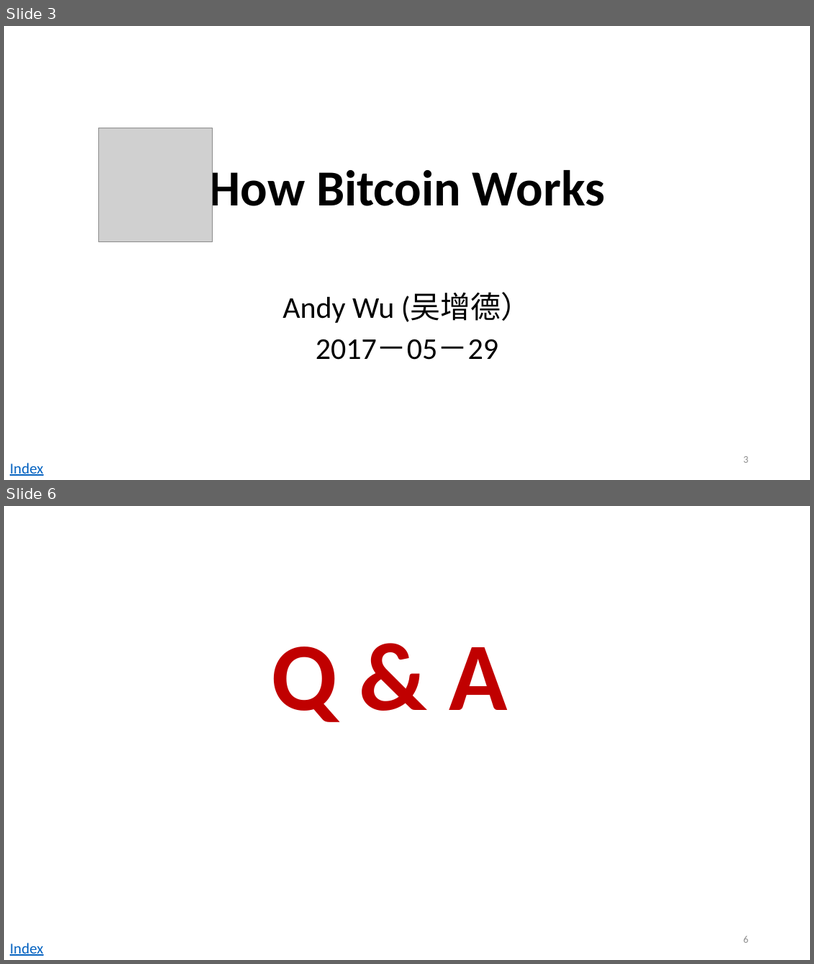
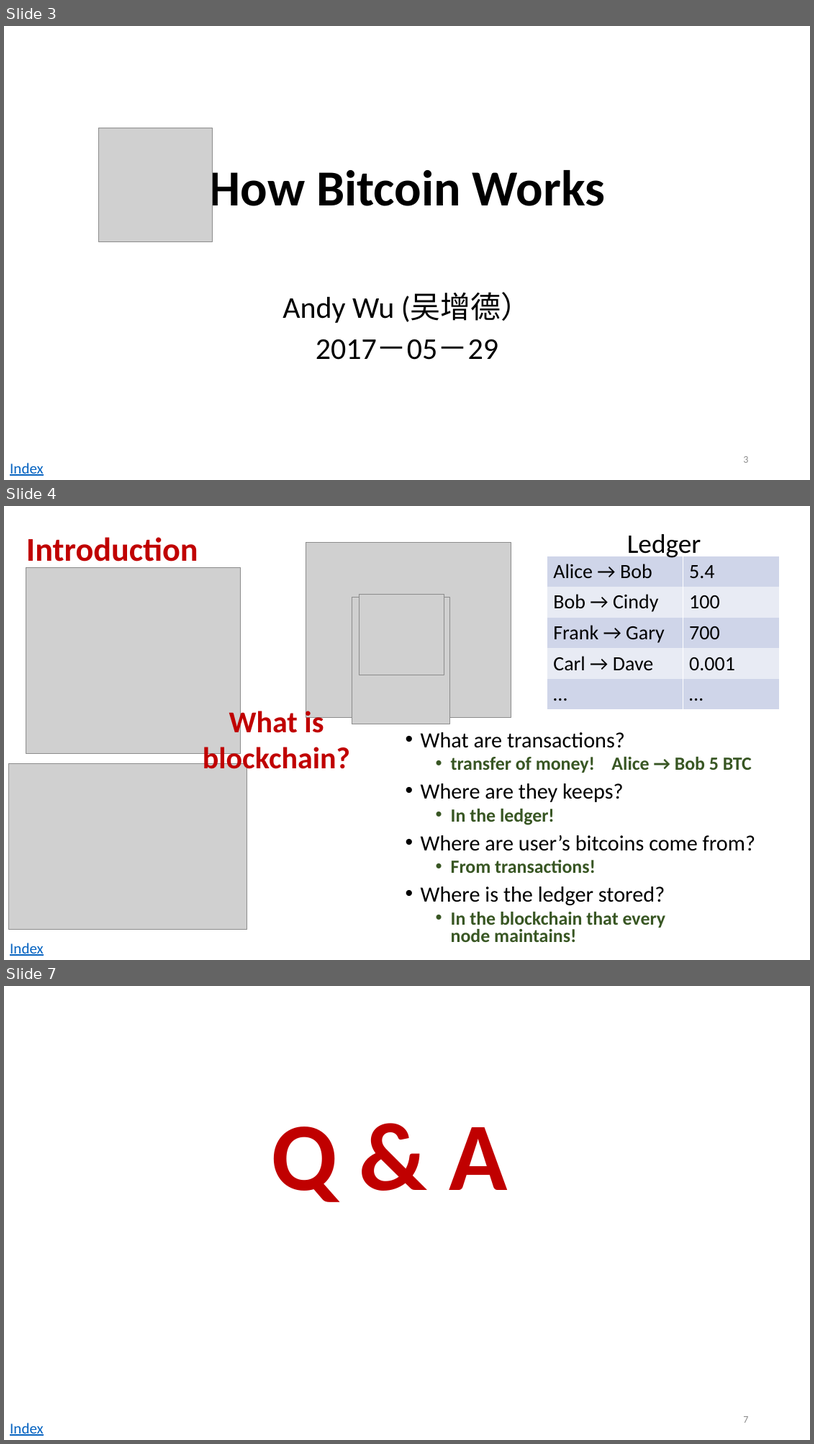
Before and after one commit to andyplusplus/blockchain, a slide deck: how_bitcoin_works/home.pptx. Shown one above the other, each under a label of ours: slides 3 and 6 before the commit, slides 3, 4 and 7 after it; the slides between them are not shown. The pictures are 814x964 and 814x1444 pixels, drawn with LibreOffice and Linux fonts; fonts in the diff are those of the drawing; grey boxes stand for pictures. Boxes give left, top, right and bottom in pixels: in the first picture for what was removed or moved away, otherwise in the second. Text is boxed around its words. In the diff, an @@ line names an element or a change of style, - is before the commit and + after.

```diff
--- a/how_bitcoin_works/home.pptx
+++ b/how_bitcoin_works/home.pptx
@@ slide 4 added at [4, 506, 810, 960], background #FFFFFF @@
@@ title added at [26, 537, 198, 569], 39.6 pt, text #C00000, bold @@
+Introduction
@@ picture added at [306, 543, 511, 718] @@
@@ text added at [628, 534, 702, 559], 32 pt, text #000000 @@
+Ledger
@@ picture added at [26, 568, 241, 754] @@
@@ table added at [548, 556, 780, 708], 5 rows, 2 columns @@
+Alice → Bob | 5.4
+Bob → Cindy | 100
+Frank → Gary | 700
+Carl → Dave | 0.001
+… | …
@@ picture added at [352, 597, 450, 724] @@
@@ picture added at [360, 595, 445, 675] @@
@@ text added at [203, 707, 350, 776], 36 pt, text #C00000, bold @@
+  What is blockchain?
@@ text added at [421, 732, 756, 942], 22.2 pt, text #385723, bold @@
+• What are transactions?
+  • transfer of money! Alice → Bob 5 BTC
+• Where are they keeps?
+  • In the ledger!
+• Where are user’s bitcoins come from?
+  • From transactions!
+• Where is the ledger stored?
+  • In the blockchain that every
+    node maintains!
@@ picture added at [9, 764, 247, 929] @@
@@ text added at [10, 942, 44, 955], 18 pt, text #0563C1, underline @@
+Index
@@ what was slide 6 is now slide 7 @@
@@ page number at [743, 1416, 748, 1422]: text changed @@
-6
+7
```
Also in this commit, not shown: 2 slides changed, 1 other slide added, 1 slide removed, 6 other files.
